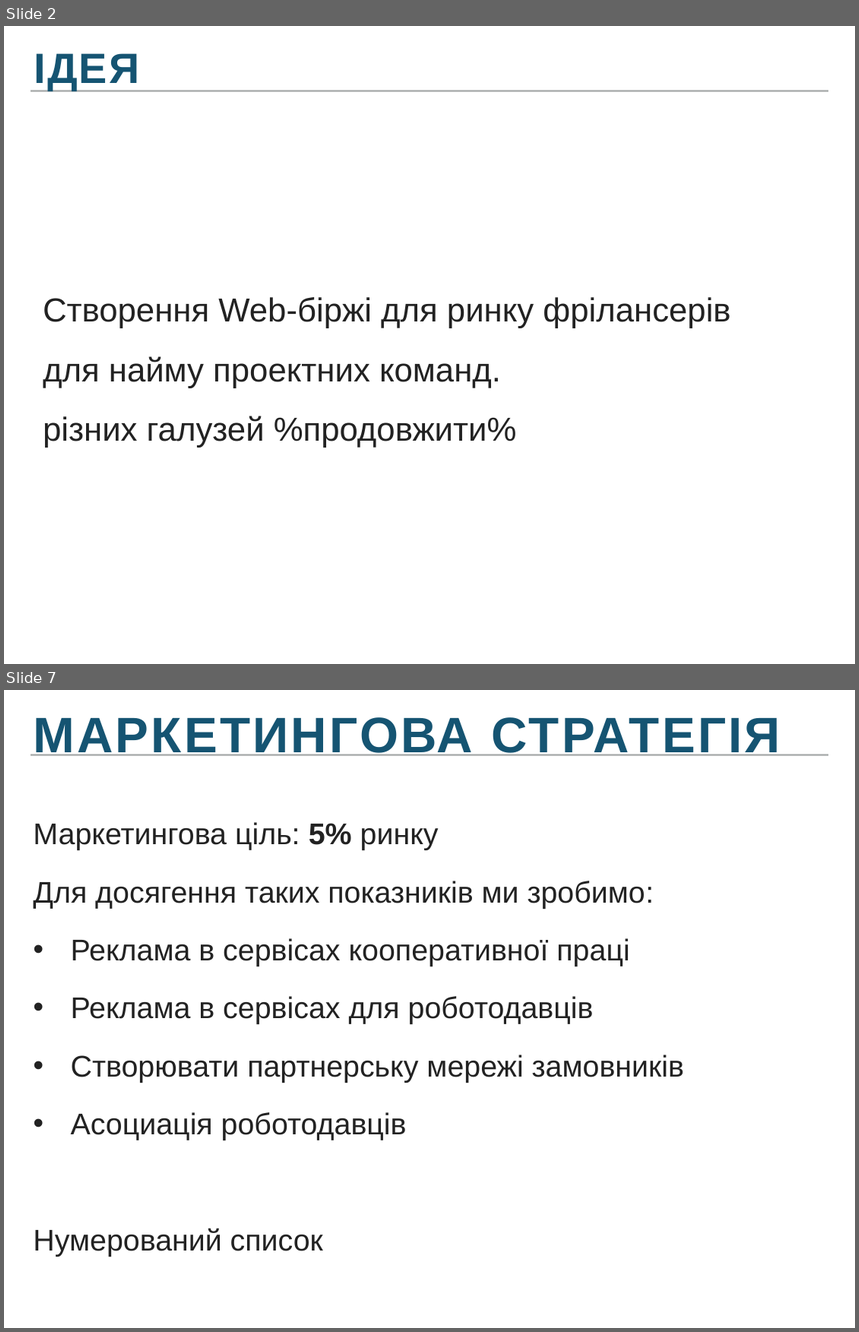
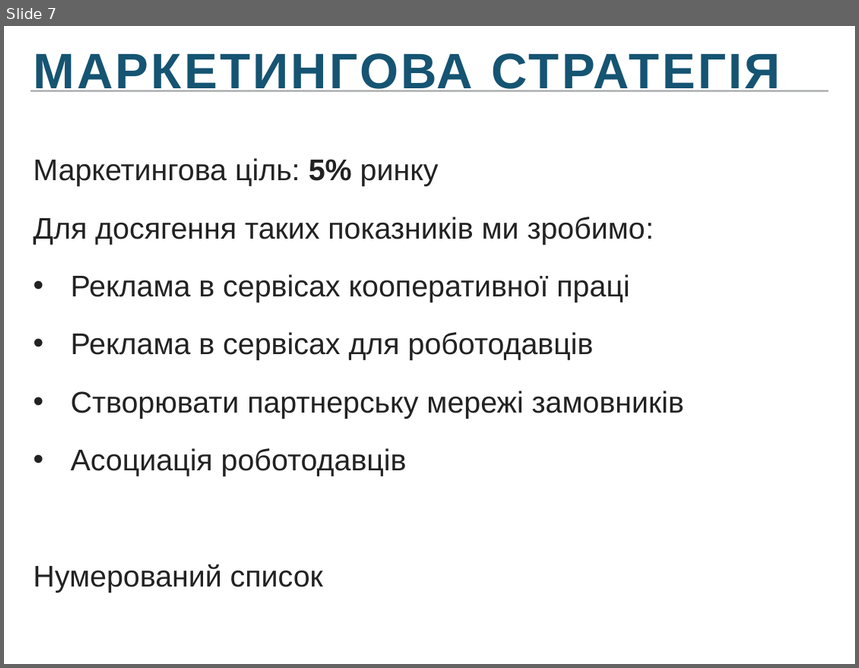
Before and after one commit to Frozen-Team/summercamp, a slide deck: presentation/Presentation_edited.pptx. Shown one above the other, each under a label of ours: slides 2 and 7 before the commit, slide 7 after it; the slides between them are not shown. The pictures are 859x1332 and 859x668 pixels, drawn with LibreOffice and Linux fonts; fonts in the diff are those of the drawing. Boxes give left, top, right and bottom in pixels: in the first picture for what was removed or moved away, otherwise in the second. Text is boxed around its words. In the diff, an @@ line names an element or a change of style, - is before the commit and + after.

```diff
--- a/presentation/Presentation_edited.pptx
+++ b/presentation/Presentation_edited.pptx
@@ slide 2 removed at <box>4,26,855,664</box>, background #FFFFFF; not listed: 1 template element that a slide beside it also shows @@
@@ text removed at <box>34,53,139,91</box> @@
-ІДЕЯ
@@ text removed at <box>43,297,731,448</box> @@
-Створення Web-біржі для ринку фрілансерів
-для найму проектних команд.
-різних галузей %продовжити%
```
Also in this commit, not shown: 7 slides changed, 1 slide added, 1 other file.
